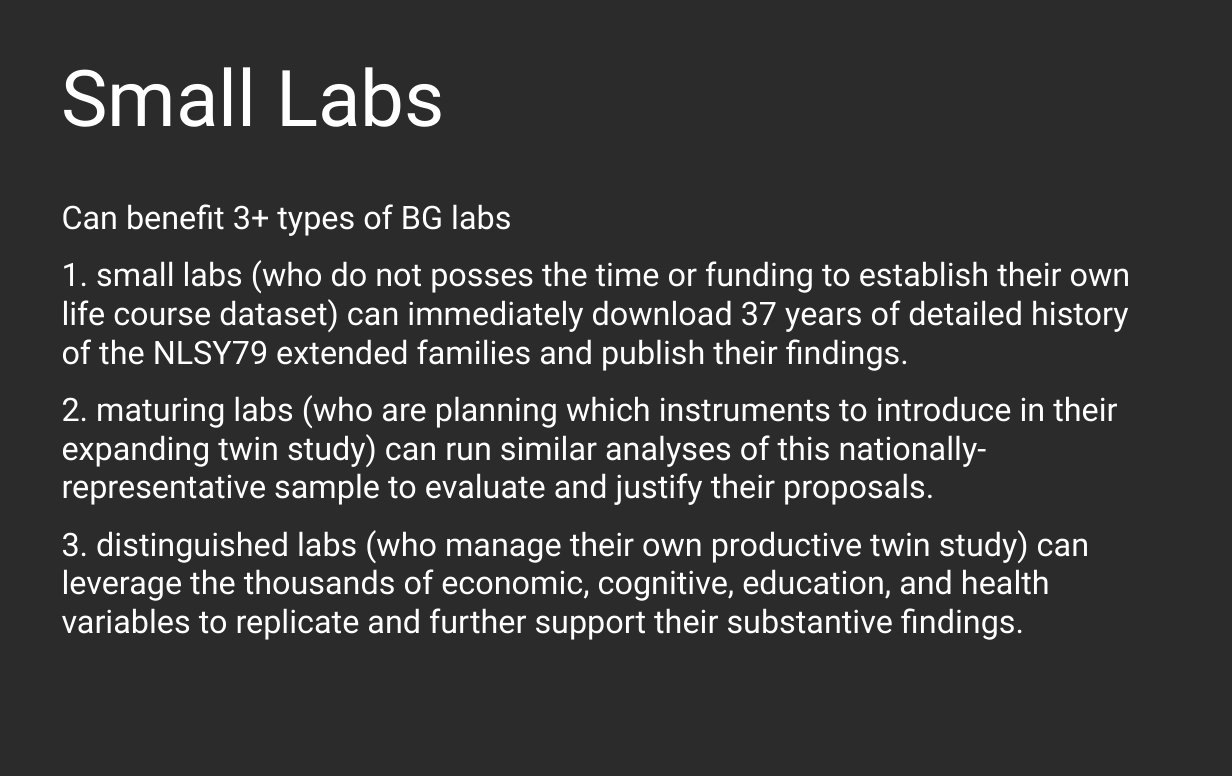
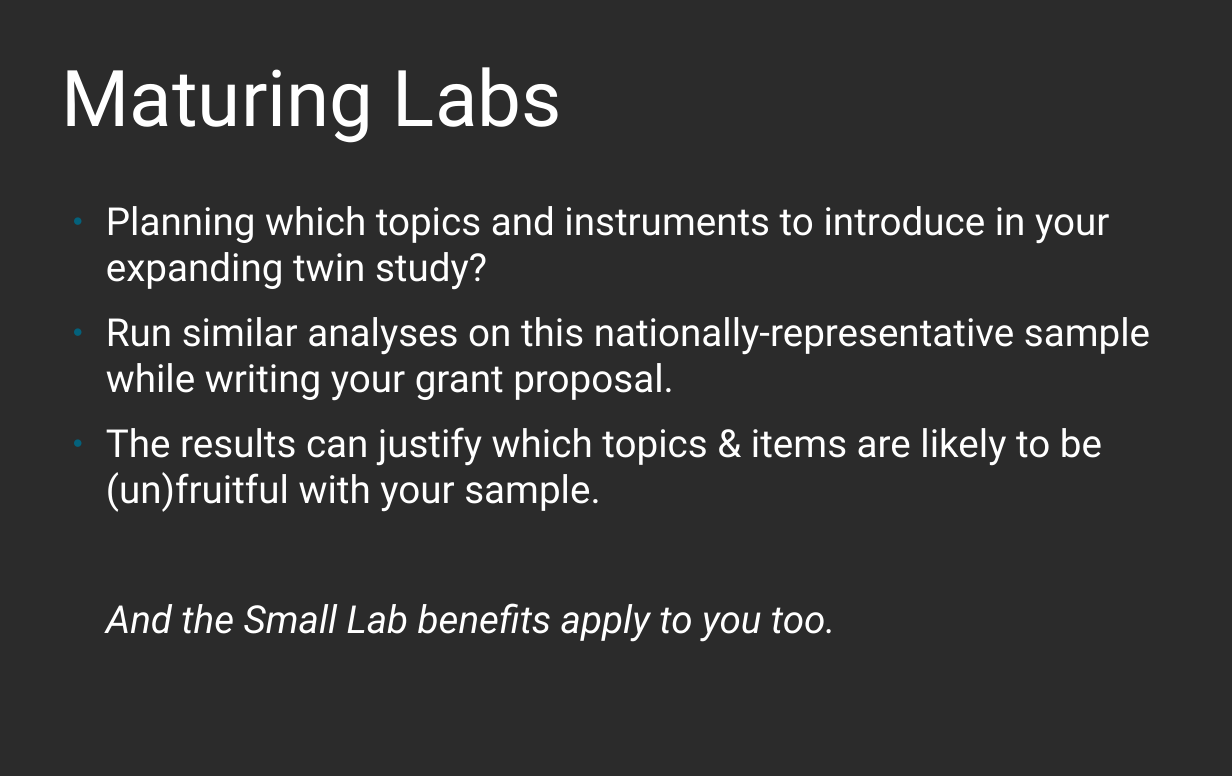
Before and after one commit to nlsy-links/nlsy-links-determination-2017, a slide deck: slide 7 of documentation/publications/2019-stockholm/beasley-2019-bga-stockholm.odp (slide 8 before the commit). Drawn at 1232x776 pixels with LibreOffice and Linux fonts; fonts in the diff are those of the drawing; background and template pictures are left out; a plain dark background stands for a picture behind light text. Boxes give left, top, right and bottom in pixels: in the first picture for what was removed or moved away, otherwise in the second. Text is boxed around its words. In the diff, an @@ line names an element or a change of style, - is before the commit and + after.

Commit message:
2nd draft of BGA talk

```diff
--- a/documentation/publications/2019-stockholm/beasley-2019-bga-stockholm.odp
+++ b/documentation/publications/2019-stockholm/beasley-2019-bga-stockholm.odp
@@ title at box(62, 67, 562, 143): text changed @@
-Small Labs
+Maturing Labs
@@ text at box(106, 206, 1150, 642): text changed; size 24.8 to 29.6 pt @@
-Can benefit 3+ types of BG labs
-1. small labs (who do not posses the time or funding to establish their own life course dataset) can immediately download 37 years of detailed history of the NLSY79 extended families and publish their findings.
-2. maturing labs (who are planning which instruments to introduce in their expanding twin study) can run similar analyses of this nationally-representative sample to evaluate and justify their proposals.
-3. distinguished labs (who manage their own productive twin study) can leverage the thousands of economic, cognitive, education, and health variables to replicate and further support their substantive findings.
+● Planning which topics and instruments to introduce in your expanding twin study?
+● Run similar analyses on this nationally-representative sample while writing your grant proposal.
+● The results can justify which topics & items are likely to be (un)fruitful with your sample.
+And the Small Lab benefits apply to you too.
```
Also in this commit, not shown: 3 other slides changed, 2 slides added, 1 slide removed.
